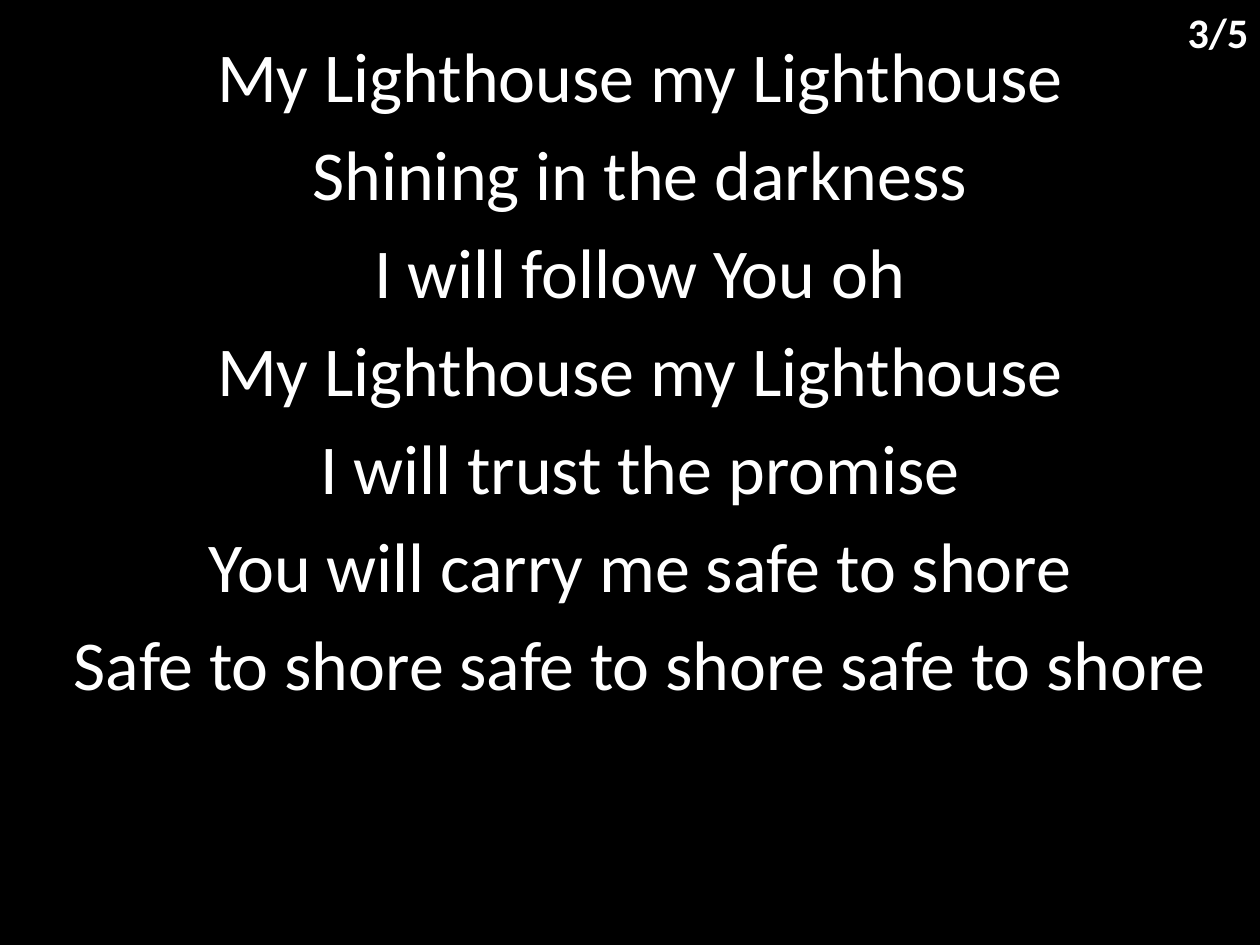
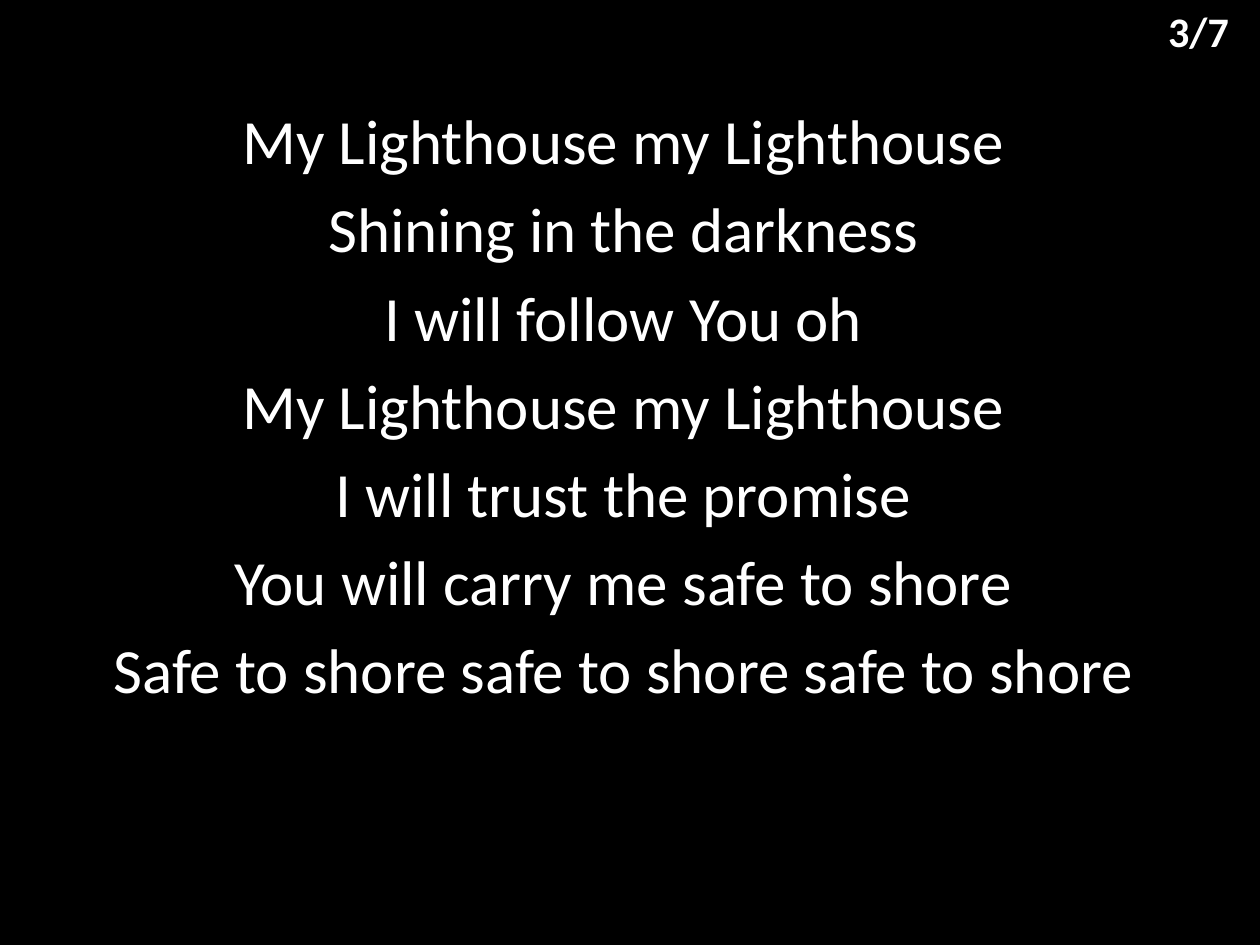
Before and after one commit to hoo-are-ya/worship, a slide deck: slide 4 of docs/songs/my lighthouse.pptx. Drawn at 1260x945 pixels with LibreOffice and Linux fonts; fonts in the diff are those of the drawing. Boxes give left, top, right and bottom in pixels: in the first picture for what was removed or moved away, otherwise in the second. Text is boxed around its words. In the diff, an @@ line names an element or a change of style, - is before the commit and + after.

```diff
--- a/docs/songs/my lighthouse.pptx
+++ b/docs/songs/my lighthouse.pptx
@@ text at (1168,17,1229,49): text changed @@
-3/5
+3/7
@@ subtitle "My Lighthouse my Lighthouse": place and size @@
-subtitle "My Lighthouse my Lighthouse" at (74,53,1206,691)
+subtitle "My Lighthouse my Lighthouse" at (113,120,1132,694)
@@ subtitle "My Lighthouse my Lighthouse" at (113,120,1132,694): size 40 to 36 pt @@
```
Also in this commit, not shown: 4 other slides changed, 2 slides added, 3 other files.
